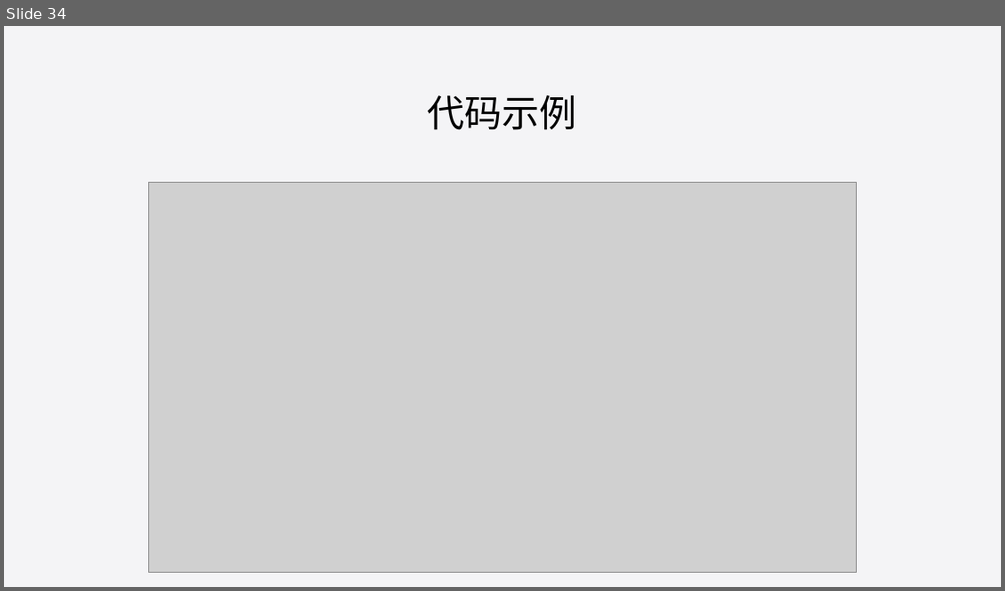
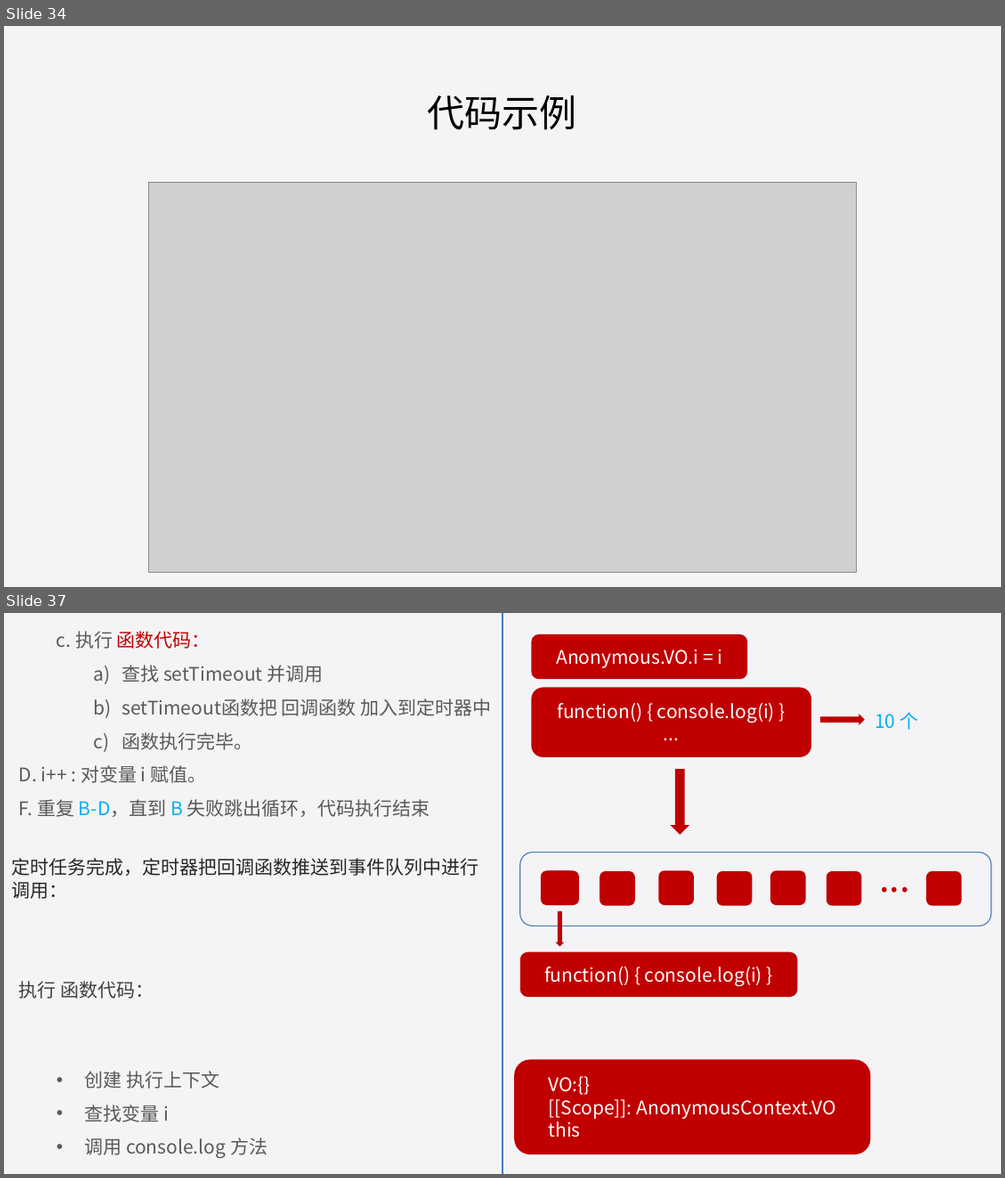
Before and after one commit to liuweiGL/share, a slide deck: ppt/JavaScript基础一.pptx. Shown one above the other, each under a label of ours: slide 34 before the commit, slides 34 and 37 after it; the slides between them are not shown. The pictures are 1005x591 and 1005x1178 pixels, drawn with LibreOffice and Linux fonts; fonts in the diff are those of the drawing; grey boxes stand for pictures. Boxes give left, top, right and bottom in pixels: in the first picture for what was removed or moved away, otherwise in the second. Text is boxed around its words. In the diff, an @@ line names an element or a change of style, - is before the commit and + after.

Commit message:
完成

```diff
--- a/ppt/JavaScript基础一.pptx
+++ b/ppt/JavaScript基础一.pptx
@@ slide 37 added at bbox=[4, 613, 1001, 1174], background #F4F4F6 @@
@@ text added at bbox=[19, 631, 491, 817], 18 pt, text #595959 @@
+  c. 执行 函数代码：
+    a) 查找 setTimeout 并调用
+    b) setTimeout函数把 回调函数 加入到定时器中
+    c) 函数执行完毕。
+D. i++ : 对变量 i 赋值。
+F. 重复 B-D，直到 B 失败跳出循环，代码执行结束
@@ line added from (502, 613) to (502, 1174), #4B7EBC 2 pt @@
@@ rounded rectangle added at bbox=[531, 634, 747, 680], fill #C00000, 18 pt, text #FFFFFF @@
+Anonymous.VO.i = i
@@ rounded rectangle added at bbox=[531, 687, 811, 756], fill #C00000, 18 pt, text #FFFFFF @@
+function() { console.log(i) }
+...
@@ right arrow added at bbox=[821, 714, 865, 725], fill #C00000 @@
@@ text added at bbox=[874, 712, 918, 730], 18 pt, text #00B0F0 @@
+10 个
@@ down arrow added at bbox=[671, 769, 689, 835], fill #C00000 @@
@@ rounded rectangle added at bbox=[520, 852, 991, 925], outline #4B7EBC 1 pt @@
@@ text added at bbox=[872, 851, 930, 904], 36 pt, text #C00000 @@
+...
@@ text added at bbox=[11, 858, 478, 899], 18 pt, text #262626 @@
+定时任务完成，定时器把回调函数推送到事件队列中进行调用：
@@ rounded rectangle added at bbox=[541, 870, 576, 905], fill #C00000 @@
@@ rounded rectangle added at bbox=[544, 870, 579, 905], fill #C00000 @@
@@ rounded rectangle added at bbox=[600, 871, 635, 906], fill #C00000 @@
@@ rounded rectangle added at bbox=[658, 870, 694, 905], fill #C00000 @@
@@ rounded rectangle added at bbox=[717, 871, 752, 906], fill #C00000 @@
@@ rounded rectangle added at bbox=[770, 870, 806, 905], fill #C00000 @@
@@ rounded rectangle added at bbox=[826, 871, 862, 906], fill #C00000 @@
@@ rounded rectangle added at bbox=[926, 871, 961, 906], fill #C00000 @@
@@ down arrow added at bbox=[556, 911, 565, 947], fill #C00000 @@
@@ rounded rectangle added at bbox=[520, 952, 797, 997], fill #C00000, 18 pt, text #FFFFFF @@
+function() { console.log(i) }
@@ text added at bbox=[19, 981, 267, 1158], 18 pt, text #595959 @@
+执行 函数代码：
+  • 创建 执行上下文
+  • 查找变量 i
+  • 调用 console.log 方法
@@ rounded rectangle added at bbox=[514, 1060, 871, 1154], fill #C00000, 18 pt, text #FFFFFF @@
+VO:{}
+[[Scope]]: AnonymousContext.VO
+this
```
Also in this commit, not shown: 3 slides changed, 3 other slides added, 1 slide removed, 1 other file.
